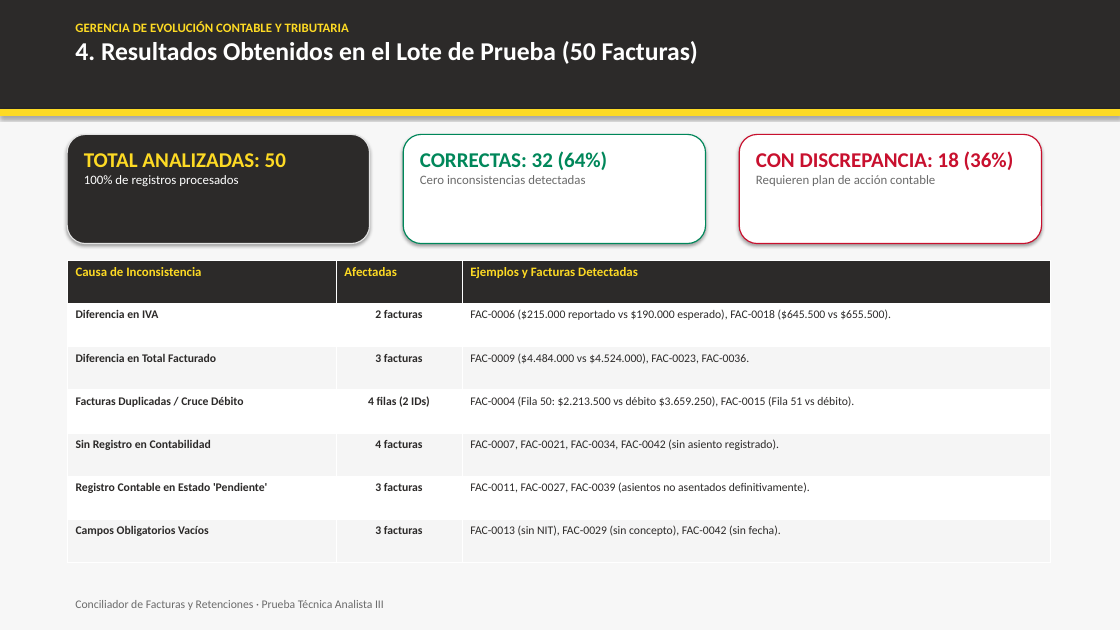
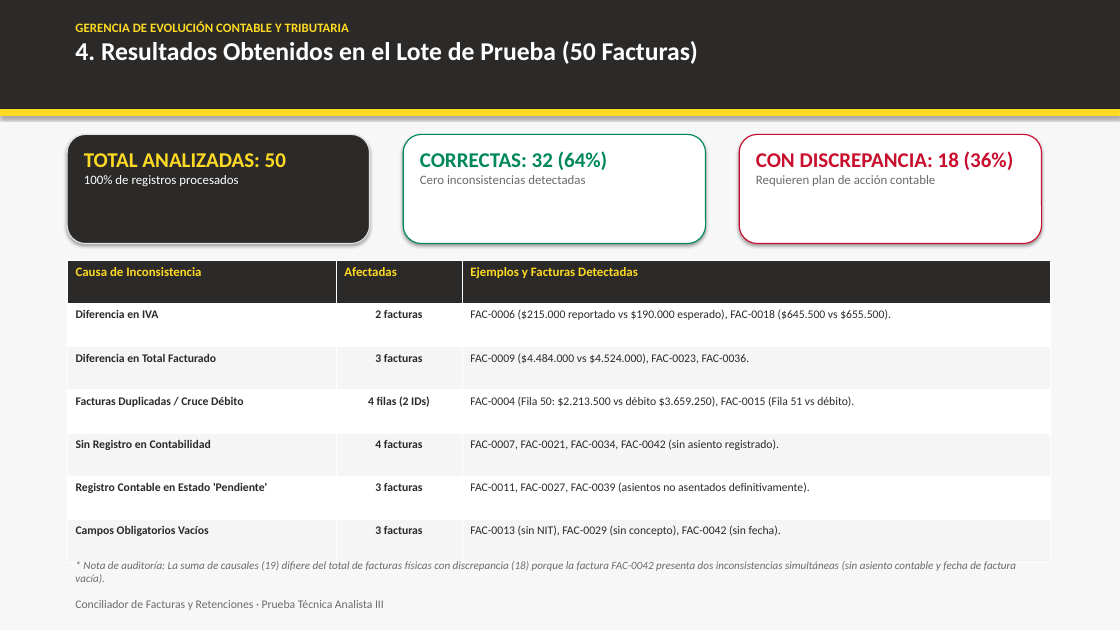
Before and after one commit to Yolian007/Prueba-tecnica-analista-III, a slide deck: slide 5 of docs/presentacion_ejecutiva.pptx. Drawn at 1120x630 pixels with LibreOffice and Linux fonts; fonts in the diff are those of the drawing. Boxes give left, top, right and bottom in pixels: in the first picture for what was removed or moved away, otherwise in the second. Text is boxed around its words. In the diff, an @@ line names an element or a change of style, - is before the commit and + after.

Commit message:
docs(slides): agregar nota de auditoria sobre coincidencia de causales y facturas fisicas en diapositiva 5

```diff
--- a/docs/presentacion_ejecutiva.pptx
+++ b/docs/presentacion_ejecutiva.pptx
@@ text added at (x1=75, y1=561, x2=1016, y2=583), 9.5 pt, text #6B6B6B, italic @@
+* Nota de auditoría: La suma de causales (19) difiere del total de facturas físicas con discrepancia (18) porque la factura FAC-0042 presenta dos inconsistencias simultáneas (sin asiento contable y fecha de factura vacía).
```
